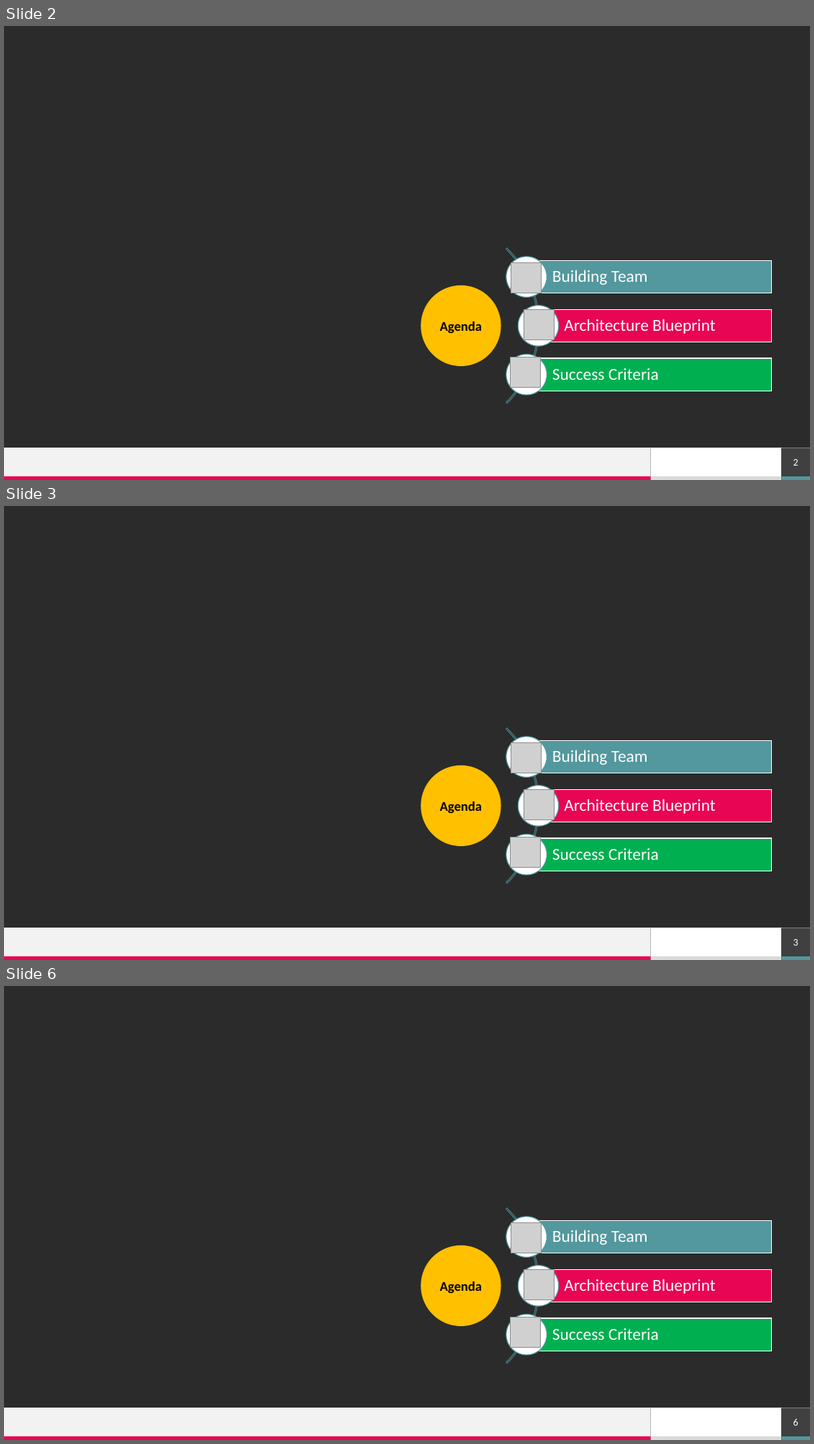
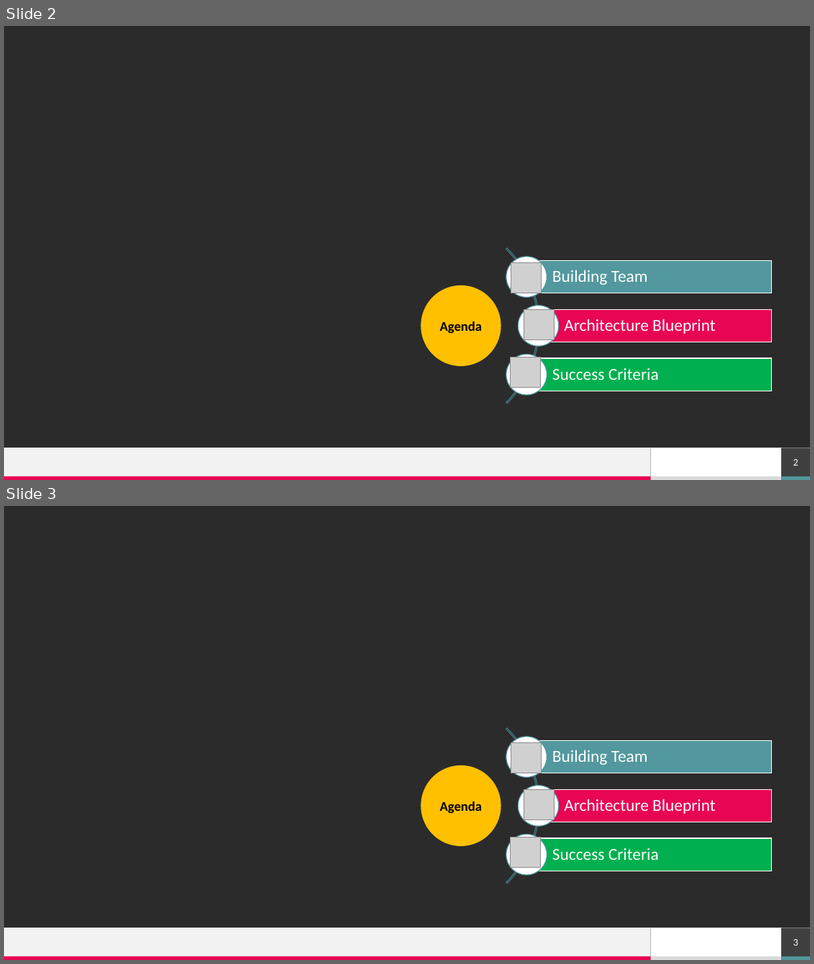
Before and after one commit to shadmehr/EmptyPython, a slide deck: Final - How to build a team.pptx. Shown one above the other, each under a label of ours: slides 2, 3 and 6 before the commit, slides 2 and 3 after it; the slides between them are not shown. The pictures are 814x1444 and 814x964 pixels, drawn with LibreOffice and Linux fonts; fonts in the diff are those of the drawing; grey boxes stand for pictures; background and template pictures are left out; a plain dark background stands for a picture behind light text. Boxes give left, top, right and bottom in pixels: in the first picture for what was removed or moved away, otherwise in the second. Text is boxed around its words. In the diff, an @@ line names an element or a change of style, - is before the commit and + after.

```diff
--- a/Final - How to build a team.pptx
+++ b/Final - How to build a team.pptx
@@ slide 3 removed at box(4, 506, 810, 960), background picture (left out); not listed: 6 template elements that a slide beside it also shows @@
@@ picture removed at box(512, 743, 542, 773) @@
@@ ellipse removed at box(422, 765, 502, 845) @@
-Agenda
@@ picture removed at box(525, 790, 555, 820) @@
@@ group removed at box(320, 696, 772, 916): 3 rectangles, 3 texts, 3 ellipses, 1 arch (boxed as its full ring) @@
-Building Team
-Architecture Blueprint
-Success Criteria
@@ picture removed at box(511, 837, 541, 867) @@
@@ page number removed at box(782, 928, 810, 956) @@
-3
@@ what was slide 6 is now slide 3 @@
@@ page number at box(794, 939, 799, 945): text changed @@
-6
+3
```
Also in this commit, not shown: 2 slides changed, 3 other slides removed.
